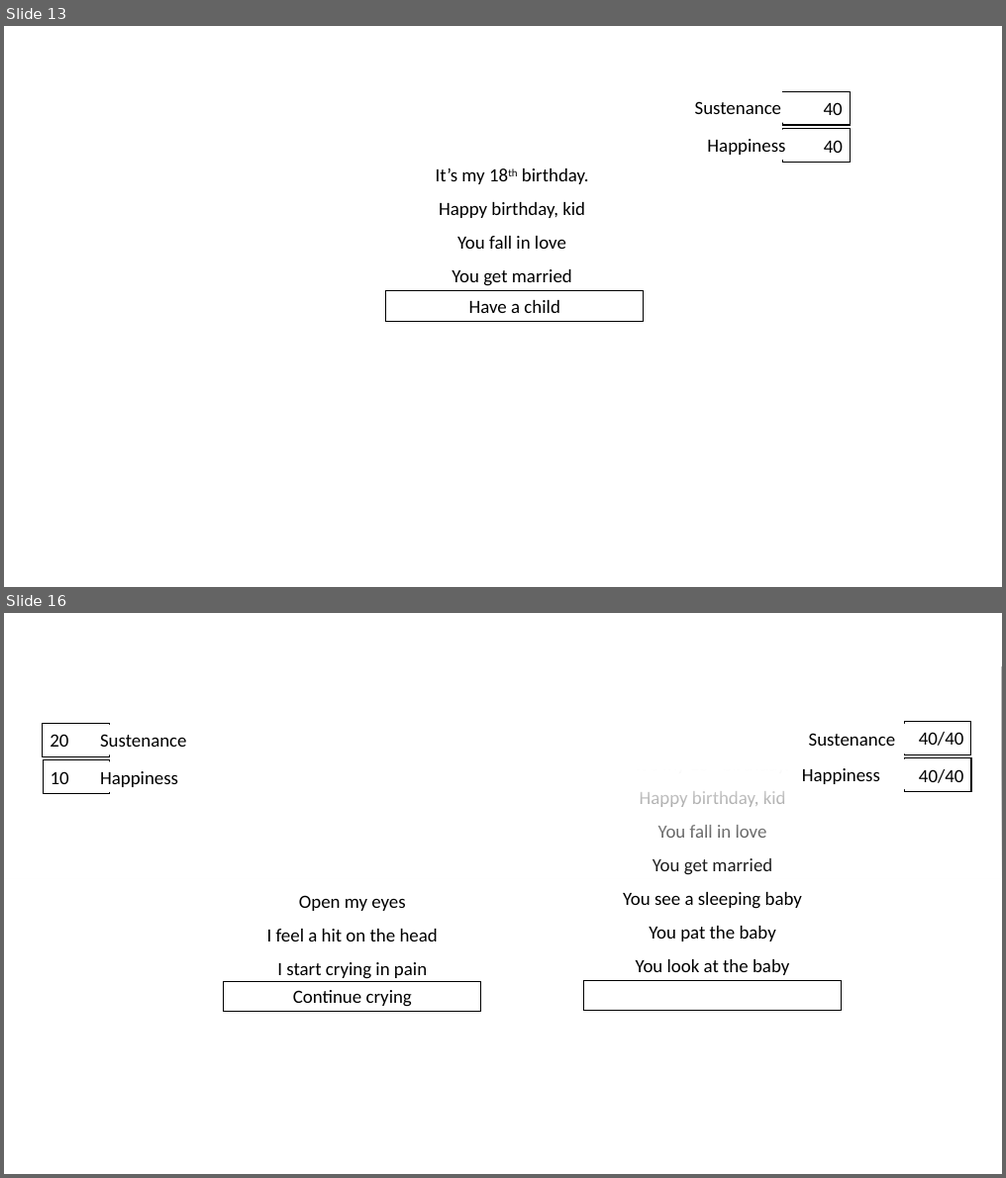
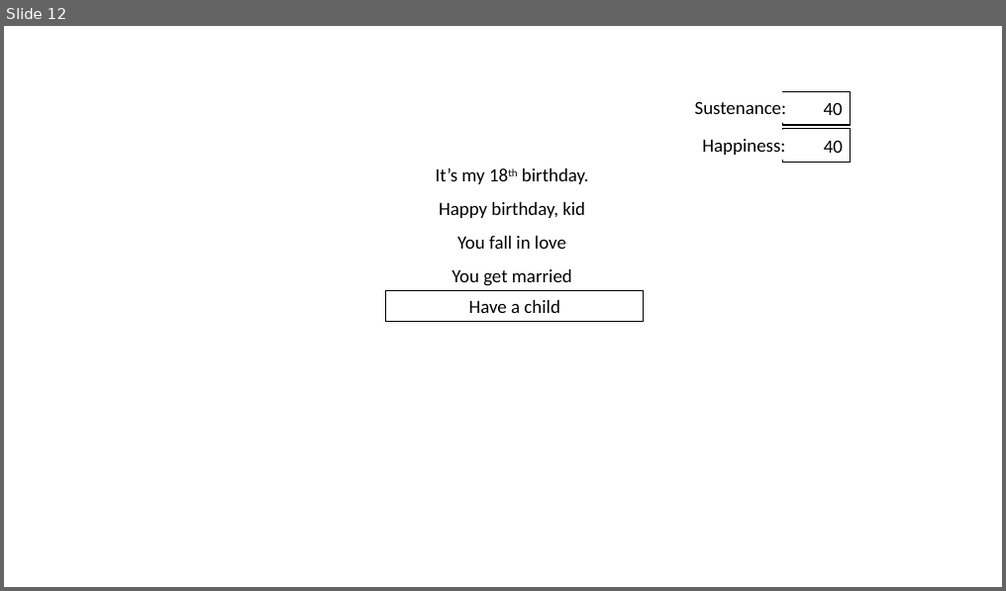
Before and after one commit to jeremyhon/Cycle-of-Life, a slide deck: Prototype.pptx. Shown one above the other, each under a label of ours: slides 13 and 16 before the commit, slide 12 after it; the slides between them are not shown. The pictures are 1006x1178 and 1006x591 pixels, drawn with LibreOffice and Linux fonts; fonts in the diff are those of the drawing. Boxes give left, top, right and bottom in pixels: in the first picture for what was removed or moved away, otherwise in the second. Text is boxed around its words. In the diff, an @@ line names an element or a change of style, - is before the commit and + after.

```diff
--- a/Prototype.pptx
+++ b/Prototype.pptx
@@ slide 16 removed at [4, 613, 1002, 1174], background #FFFFFF @@
@@ rectangle removed at [4, 667, 1002, 942] @@
@@ rectangle removed at [43, 723, 110, 757] @@
-20
@@ rectangle removed at [905, 722, 971, 756] @@
-40/40
@@ rectangle removed at [43, 761, 110, 794] @@
-10
@@ text removed at [100, 734, 187, 747] @@
-Sustenance
@@ text removed at [809, 733, 896, 746] @@
-Sustenance
@@ rectangle removed at [905, 759, 971, 792] @@
-40/40
@@ text removed at [100, 771, 178, 787] @@
-Happiness
@@ text removed at [802, 768, 880, 784] @@
-Happiness .
@@ text removed at [623, 791, 802, 975] @@
-It’s my 18th birthday.
-Happy birthday, kid
-You fall in love
-You get married
-You see a sleeping baby
-You pat the baby
-You look at the baby
@@ text removed at [267, 895, 438, 979] @@
-Open my eyes
-I feel a hit on the head
-I start crying in pain
@@ rectangle removed at [224, 981, 481, 1011] @@
-Continue crying
@@ rectangle removed at [584, 980, 842, 1011] @@
@@ what was slide 13 is now slide 12 @@
@@ slide 12 changed as well @@
@@ text at [695, 101, 787, 114]: text changed @@
-Sustenance
+Sustenance:
@@ text at [702, 139, 785, 155]: text changed @@
-Happiness
+Happiness:
```
Also in this commit, not shown: 10 other slides changed, 4 other slides removed, 21 other files.
